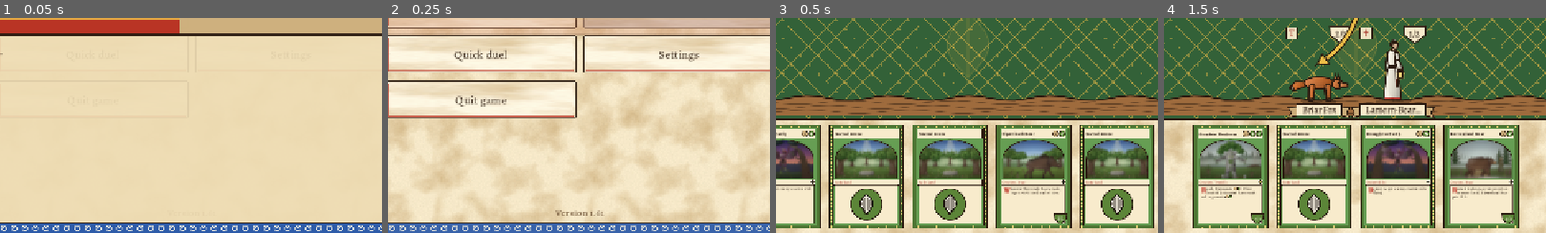
Above: before the commit, frames 1-4 (left to right).
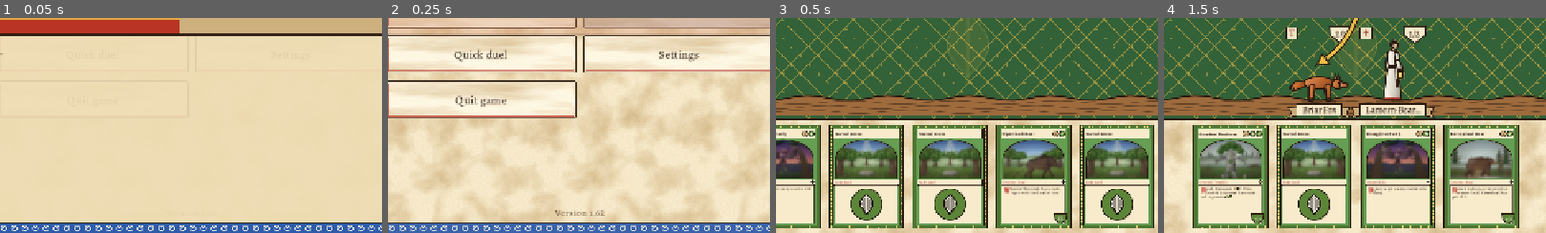
Above: after the commit, the same moments.

Repository: cavaleirobrancopensante/TCG-RPG
Game: Godot game, scene res://tests/duel_ui_test.tscn
Two runs of this game, one before a commit and one after it. Both use one fixed random seed, a clock stepped at 60 frames per second and the inputs below. This scene is started directly instead of the project's main scene.
Inputs (mouse positions are % of the whole screen's width and height, from its top left):
- Up to frame 1 (0.05 s): no input
- Up to frame 2 (0.25 s): no input
- Up to frame 3 (0.5 s): no input
- Up to frame 4 (1.5 s): tap Enter at 0.5 s; drag from (50, 50) to (60, 28) at 0.52 s; drag from (5, 24) to (45, 70) at 1.27 s
The pictures show only the part of the screen within x 25-75%, y 50-100%; the shares and areas given below are measured in that part.

The runs differ from the first frame. In frame 2, 0.1% of the frame differs, in the area x 43-57%, y 89-92%; in frame 3, nothing differs; in frame 4, nothing differs.

Commit message:
1.62: enter and turn-over trigger targets chosen on the board with the confirm question
Co-Authored-By: Claude Opus 5.5 <noreply@anthropic.com>
Claude-Session: https://claude.ai/code/session_01HitH66itUkjde1DxHgtaC5

Diff:
--- a/project.godot
+++ b/project.godot
@@ -12,7 +12,7 @@
 
 config/name="TCG-RPG"
 config/description="A card-battle RPG: MTG-style rules, Yu-Gi-Oh!-style summons, open world."
-config/version="1.61"
+config/version="1.62"
 run/main_scene="res://scenes/main.tscn"
 config/features=PackedStringArray("4.7", "GL Compatibility")
 boot_splash/bg_color=Color(0.93, 0.86, 0.7, 1)
--- a/scripts/battle/battle_scene.gd
+++ b/scripts/battle/battle_scene.gd
@@ -19,6 +19,8 @@
 var busy := false
 var mode := "idle"              # idle | attack | block | target
 var sel_attackers: Array = []
+var pending_trigger := -1        # uid of our permanent whose "when it enters/turns over" targets we choose
+signal _trigger_done
 var pending_blocks := {}        # attacker uid -> Array of blocker uids (several may block one)
 var block_pick := -1
 var target_specs: Array = []
@@ -685,6 +687,8 @@
 		var from := Vector2.ZERO
 		if not pending_ability.is_empty() and figures.has(int(pending_ability[0])):
 			from = _fig_center(figures[int(pending_ability[0])])
+		elif pending_trigger >= 0 and figures.has(pending_trigger):
+			from = _fig_center(figures[pending_trigger])
 		elif pending_hand_idx >= 0 and pending_hand_idx < hand_box.get_child_count():
 			from = (hand_box.get_child(pending_hand_idx) as Control).get_global_rect().get_center()
 		if from != Vector2.ZERO:
@@ -1244,7 +1248,7 @@
 	phase_bar.set_state(_bar_key(), mine)
 	btn_alt.visible = false
 	btn_main.visible = mode != "target"
-	btn_cancel.visible = mode == "target"
+	btn_cancel.visible = mode == "target" and pending_trigger == -1
 	btn_cancel.disabled = busy
 	btn_main.disabled = busy
 	btn_alt.disabled = busy
@@ -1410,42 +1414,17 @@
 		var t: Dictionary = me.trigger_owed[0]
 		var src = st.find_perm(int(t["uid"]))
 		var e: Dictionary = t["e"]
-		var head := I18n.t(src.name) if src else I18n.t("Choose a target")
-		var fighter := -1
-		if e.get("action") == "fight":
-			# first your creature that fights (it may be the one that just entered)
-			if me.creatures.is_empty():
-				st.trigger_choose(0, null)
-				return
-			var mine_ids: Array = me.creatures.map(func(q): return q.card_id)
-			var fp = await _pick_cards(head, I18n.t("Choose your creature that fights."), mine_ids)
-			fighter = me.creatures[clampi(int(fp), 0, me.creatures.size() - 1)].uid
-		var opts: Array = st.valid_targets_for(0, src, e) if src else st.valid_targets(0, e)
-		var cards: Array = []
-		var refs: Array = []
-		for o in opts:
-			if o.get("kind") == "creature" or o.get("kind") == "relic":
-				cards.append(st.find_perm(int(o["uid"])).card_id)
-				refs.append(o)
-			elif o.get("kind") == "grave":
-				cards.append(String(o["id"]))
-				refs.append(o)
-		var player_ref = null
-		for o in opts:
-			if o.get("kind") == "player":
-				player_ref = o
-		if player_ref != null:
-			var at_player := refs.is_empty()
-			if not at_player:
-				at_player = await _ask_two(head, I18n.t("Choose the target: %s") % _spec_prompt(e), I18n.t("A creature"), I18n.t("%s himself") % st.side(1).name)
-			if at_player:
-				st.trigger_choose(0, player_ref, fighter)
-				return
-		if refs.is_empty():
-			st.trigger_choose(0, null, fighter)
-			return
-		var pick = await _pick_cards(head, I18n.t("Choose the target: %s") % _spec_prompt(e), cards)
-		st.trigger_choose(0, refs[clampi(int(pick), 0, refs.size() - 1)], fighter)
+		# chosen on the board like a spell's targets, then confirmed: your creature first for a fight
+		target_specs = ([BattleState.FIGHTER_SPEC] if e.get("action") == "fight" else []) + [e]
+		chosen_targets = []
+		pending_trigger = src.uid if src else -2
+		pending_hand_idx = -1
+		pending_ability = []
+		busy = false
+		_log(_cap(I18n.t("%s: choose its target.") % (_obj(src.uid) if src else I18n.t("A trigger"))), false)
+		_advance_targeting()
+		await _trigger_done
+		busy = true
 		return
 	if not me.possess_owed.is_empty():
 		var auid := int(me.possess_owed[0])
@@ -2438,7 +2417,9 @@
 		if spec.get("target") == "own_grave_creature":
 			var gids: Array = opts.map(func(o): return o["id"])
 			var gi = await _pick_cards(I18n.t("Return a creature"), I18n.t("Choose a creature card from your graveyard."), gids, "one", true)
-			if int(gi) < 0:
+			if int(gi) < 0 and pending_trigger != -1:
+				gi = 0                   # a trigger must take a target
+			elif int(gi) < 0:
 				_cancel_targeting()
 				return
 			chosen_targets.append(opts[int(gi)])
@@ -2465,6 +2446,21 @@
 			_advance_targeting()
 			return
 	mode = "idle"
+	if pending_trigger != -1:
+		var tg2: Array = chosen_targets.duplicate()
+		var fighter := -1
+		if target_specs.size() > 1 and String(target_specs[0].get("action", "")) == "fight_with":
+			var fr = tg2.pop_front()
+			if typeof(fr) == TYPE_DICTIONARY:
+				fighter = int(fr.get("uid", -1))
+		var ref = tg2[0] if not tg2.is_empty() else null
+		pending_trigger = -1
+		target_specs = []
+		chosen_targets = []
+		st.trigger_choose(0, ref, fighter)
+		refresh()
+		_trigger_done.emit()
+		return
 	if not pending_ability.is_empty():
 		var ab: Array = pending_ability
 		pending_ability = []
@@ -2507,6 +2503,8 @@
 		what = I18n.t("Use %s's ability on %s?") % [_obj(int(pending_ability[0])), _refs_text(chosen_targets.filter(func(t): return t != null))]
 	elif pending_hand_idx >= 0 and pending_hand_idx < st.side(0).hand.size():
 		what = I18n.t("Cast %s on %s?") % [_card_name(st.side(0).hand[pending_hand_idx]), _refs_text(chosen_targets.filter(func(t): return t != null))]
+	elif pending_trigger >= 0:
+		what = I18n.t("%s: target %s?") % [_obj(pending_trigger), _refs_text(chosen_targets.filter(func(t): return t != null))]
 	var lb := UIKit.label(_cap(what), UIKit.FS_BODY, UIKit.TEXT, true)
 	lb.custom_minimum_size.x = 420
 	v.add_child(lb)
@@ -2517,7 +2515,10 @@
 		veil.queue_free()
 		_targets_answered.emit("cancel"), 120)
 	stop.name = "CancelCast"
-	row.add_child(stop)
+	if pending_trigger == -1:
+		row.add_child(stop)         # a trigger must happen: it can only change its target
+	else:
+		stop.queue_free()
 	var back := _btn(I18n.t("Change target"), func():
 		veil.queue_free()
 		_targets_answered.emit("change"), 180)
@@ -2548,7 +2549,7 @@
 ## been paid yet (BattleState.play() and activate() pay the mana, life, taps and sacrifices only
 ## once the targets are given), so the card simply stays in hand and nothing goes on the stack.
 func _cancel_targeting() -> void:
-	if busy:
+	if busy or pending_trigger != -1:
 		return
 	var what := ""
 	if pending_hand_idx >= 0 and pending_hand_idx < st.side(0).hand.size():
--- a/tests/duel_ui_test.gd
+++ b/tests/duel_ui_test.gd
@@ -57,6 +57,7 @@
 	await _test_cancel_abilities(b)
 	await _test_ability_narration(b)
 	await _test_narration_lines(b)
+	await _test_enter_trigger(b)
 	GameState.delete_slot(SLOT)
 	if failures.is_empty():
 		print("duel ui test ok")
@@ -383,3 +384,40 @@
 		if line.contains(a) and (c == "" or line.contains(c)):
 			return line
 	return ""
+
+
+## A creature's "when it enters" target is chosen on the board once it has entered (it may be
+## itself), with the same confirm question as a spell.
+func _test_enter_trigger(b: BattleScene) -> void:
+	print("enter trigger targets chosen on the board")
+	await _stage(b)
+	var st := b.st
+	var me := st.side(0)
+	for l in me.lands:
+		l["tapped"] = false
+	for n in 4:
+		me.lands.append({"id": "land_wild", "color": "G", "colors": ["G"], "tapped": false})
+	me.hand = ["wild_r_013"]
+	var foe: BattleState.Perm = st.side(1).creatures[0]
+	b._begin_play(0)
+	var guard := 0
+	while b.mode != "target" and guard < 200:
+		guard += 1
+		if b.waiting_priority and not b.busy:
+			b._on_main()
+		await _wait(0.05)
+	check(b.mode == "target" and b.pending_trigger >= 0, "the Cave Bear entered and now asks for its fighter")
+	var bear = st.find_perm(b.pending_trigger)
+	check(bear != null and bear.card_id == "wild_r_013", "the Cave Bear is on the battlefield while choosing")
+	if bear == null:
+		return
+	b._on_figure_tapped(b.figures[bear.uid])
+	await _frames(2)
+	b._on_figure_tapped(b.figures[foe.uid])
+	await _frames(3)
+	var conf: Button = b.find_child("ConfirmTarget", true, false)
+	check(conf != null and b.find_child("CancelCast", true, false) == null, "confirm asked, with no Cancel (the trigger must happen)")
+	if conf:
+		conf.pressed.emit()
+	await _settle(b)
+	check(st.find_perm(foe.uid) == null, "the Cave Bear itself fought and killed the enemy")
Not shown, changed: README.md
